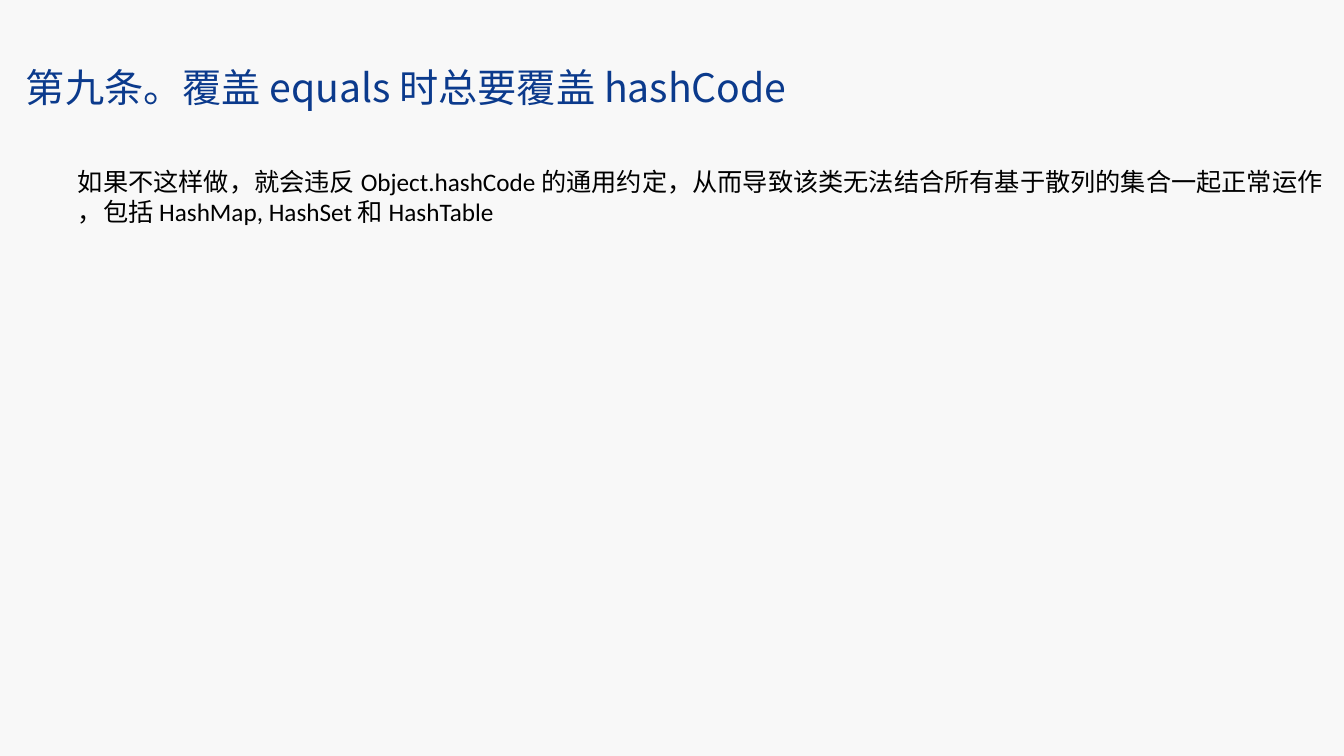
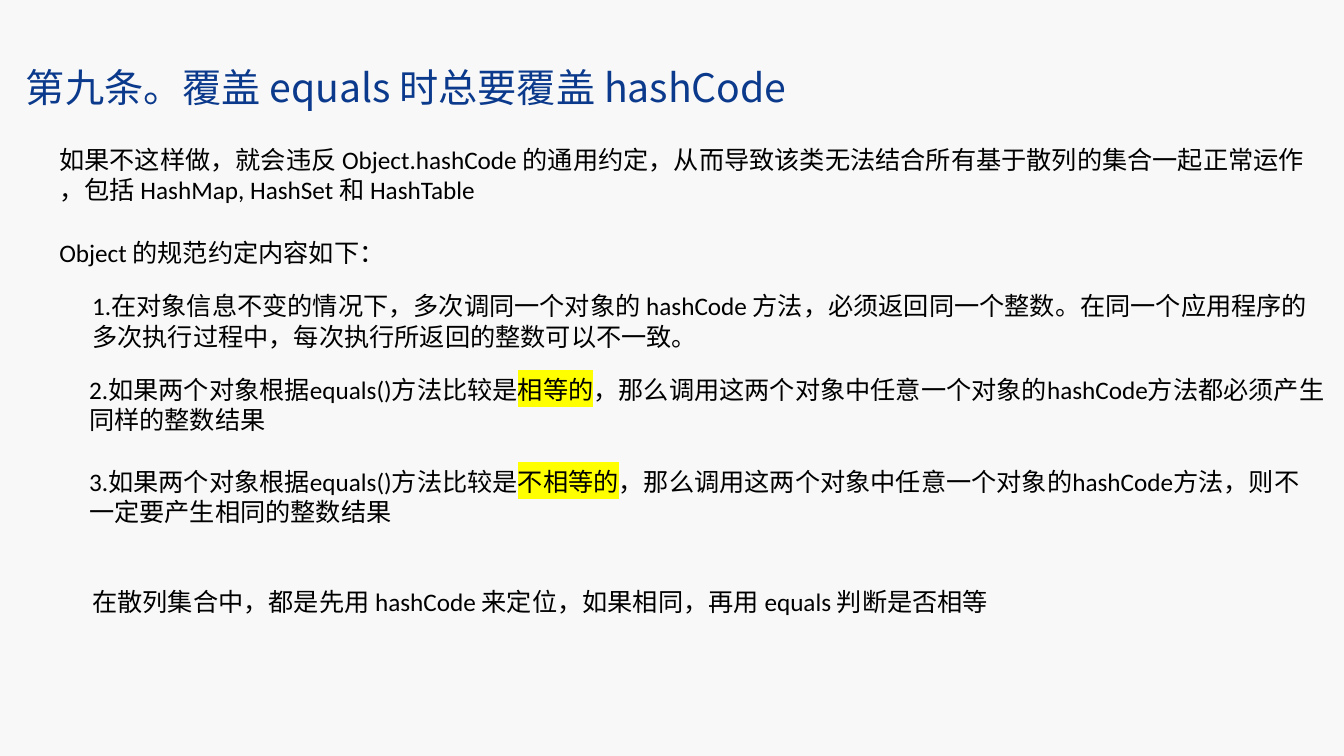
Before and after one commit to kinghaoyu/effectivejava, a slide deck: slide 26 of src/main/resources/ppt/后端技术分享之日常开发中的常用技巧.pptx. Drawn at 1344x756 pixels with LibreOffice and Linux fonts; fonts in the diff are those of the drawing; background and template pictures are left out. Boxes give left, top, right and bottom in pixels: in the first picture for what was removed or moved away, otherwise in the second. Text is boxed around its words. In the diff, an @@ line names an element or a change of style, - is before the commit and + after.

Commit message:
新增 覆盖hashCode 方法

```diff
--- a/src/main/resources/ppt/后端技术分享之日常开发中的常用技巧.pptx
+++ b/src/main/resources/ppt/后端技术分享之日常开发中的常用技巧.pptx
@@ text "如果不这样做，就会违反 Object.hashCode 的通用约定，从而导致该类无法结合所有基于散列的集合一起正常运作" moved from (x1=78, y1=169, x2=1322, y2=225) to (x1=59, y1=147, x2=1304, y2=203) @@
@@ text added at (x1=59, y1=240, x2=385, y2=267), 18 pt, text #000000 @@
+Object 的规范约定内容如下：
@@ text added at (x1=92, y1=293, x2=1307, y2=349), 18 pt, text #000000 @@
+1.在对象信息不变的情况下，多次调同一个对象的 hashCode 方法，必须返回同一个整数。在同一个应用程序的
+多次执行过程中，每次执行所返回的整数可以不一致。
@@ text added at (x1=89, y1=378, x2=1324, y2=431), 18 pt, text #000000 @@
+2.如果两个对象根据equals()方法比较是相等的，那么调用这两个对象中任意一个对象的hashCode方法都必须产生
+同样的整数结果
@@ text added at (x1=89, y1=470, x2=1299, y2=523), 18 pt, text #000000 @@
+3.如果两个对象根据equals()方法比较是不相等的，那么调用这两个对象中任意一个对象的hashCode方法，则不
+一定要产生相同的整数结果
@@ text added at (x1=92, y1=589, x2=988, y2=615), 18 pt, text #000000 @@
+在散列集合中，都是先用 hashCode 来定位，如果相同，再用 equals 判断是否相等
```
Also in this commit, not shown: 2 other slides changed, 1 slide added, 2 slides removed, 1 other file.
